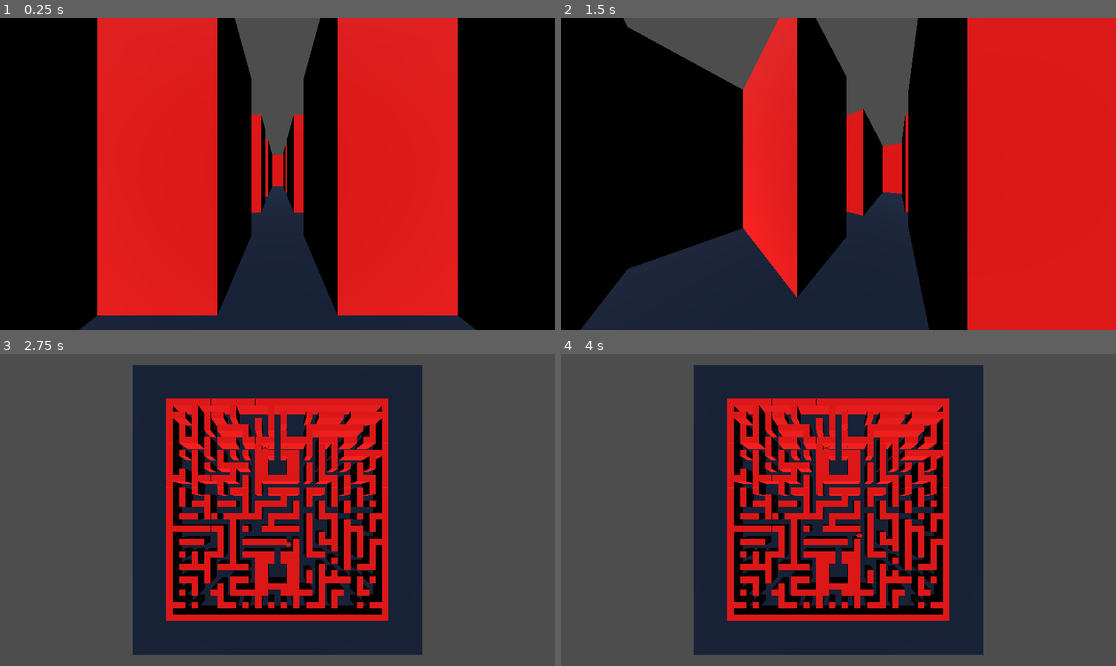
Above: before the commit, frames 1-4 (two rows, left to right).
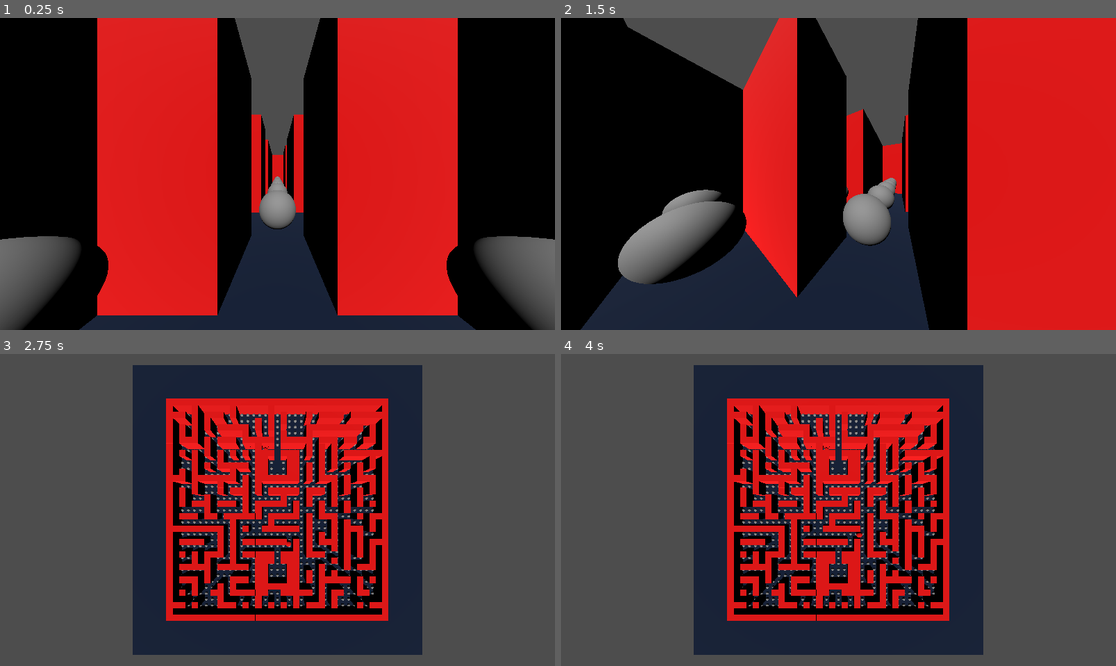
Above: after the commit, the same moments.

Repository: 21RM/Y4S1-JD-Packman
Game: Godot game, scene res://Scenes/World/world.tscn
The game is run twice, just before and just after one commit, with the same random seed, the same clock (stepped at 60 frames per second) and the same inputs.
Inputs:
- Up to frame 1 (0.25 s): no input
- Up to frame 2 (1.5 s): hold D (move_right) 0.53-1.28 s; tap C (toggle_camera) at 0.6, 1.35 s; tap Enter at 1.25 s; hold S (move_backwards) from 1.28 s (still down)
- Up to frame 3 (2.75 s): release S (move_backwards) at 2.03 s; hold D (move_right) from 2.03 s (still down); tap C (toggle_camera) at 2.1 s
- Up to frame 4 (4 s): tap Space at 2.75 s; tap C (toggle_camera) at 2.85, 3.6 s; tap Enter at 3.5 s; release D (move_right) at 3.53 s; hold A (move_left) from 3.53 s (still down)

The runs differ from the first frame. In frame 1, 7.3% of the frame differs, in the area x 0-100%, y 50-100%; in frame 2, 5.6%; in frame 3, 1.5%; in frame 4, 1.5%.

Commit message:
added Dots and new util func

Diff:
--- /dev/null
+++ b/Prototipes/3DPackman/3d-packman/Scenes/Dot/dot.gd
@@ -0,0 +1,5 @@
+extends Node3D
+
+func _on_area_3d_body_entered(body: Node3D) -> void:
+	if body.name == "Packman":
+		queue_free()
--- /dev/null
+++ b/Prototipes/3DPackman/3d-packman/Scenes/Dot/dot.tscn
@@ -0,0 +1,22 @@
+[gd_scene load_steps=4 format=3 uid="uid://dljml16cjj0v8"]
+
+[ext_resource type="Script" uid="uid://cgff2c2vppcq7" path="res://Scenes/Dot/dot.gd" id="1_40an7"]
+
+[sub_resource type="SphereMesh" id="SphereMesh_qr6s5"]
+
+[sub_resource type="SphereShape3D" id="SphereShape3D_qr6s5"]
+
+[node name="Dot" type="Node3D"]
+script = ExtResource("1_40an7")
+
+[node name="MeshInstance3D" type="MeshInstance3D" parent="."]
+transform = Transform3D(0.5, 0, 0, 0, 0.5, 0, 0, 0, 0.5, 0, 0.5, 0)
+mesh = SubResource("SphereMesh_qr6s5")
+
+[node name="Area3D" type="Area3D" parent="."]
+transform = Transform3D(0.5, 0, 0, 0, 0.5, 0, 0, 0, 0.5, 0, 0, 0)
+
+[node name="CollisionShape3D" type="CollisionShape3D" parent="Area3D"]
+shape = SubResource("SphereShape3D_qr6s5")
+
+[connection signal="body_entered" from="Area3D" to="." method="_on_area_3d_body_entered"]
--- a/Prototipes/3DPackman/3d-packman/Scenes/Global/UtilsPackman.gd
+++ b/Prototipes/3DPackman/3d-packman/Scenes/Global/UtilsPackman.gd
@@ -1,3 +1,8 @@
 extends Node
 
 var packman: CharacterBody3D
+
+func get_current_cell() -> Vector2i:
+	if packman == null:
+		return Vector2i(-1, -1)
+	return UtilsGrid.world_to_cell(packman.global_position)
--- a/Prototipes/3DPackman/3d-packman/Scenes/World/world.gd
+++ b/Prototipes/3DPackman/3d-packman/Scenes/World/world.gd
@@ -3,6 +3,7 @@
 @export_category("Scenes")
 @export var wall_scene: PackedScene
 @export var ghost_scene: PackedScene
+@export var dot_scene: PackedScene
 
 @export_category("World Config")
 @export var game_seed: int = 0
@@ -34,6 +35,7 @@
 	instantiate_walls()
 	ghosts_spawn = get_ghosts_spawn()
 	instantiate_ghosts()
+	instantiate_dots()
 	position_player()
 
 	UtilsPackman.packman = $Packman
@@ -58,6 +60,26 @@
 				var wall_z: float = (z*UtilsGrid.cell_size) - z_offset + UtilsGrid.cell_size*0.5
 				wall.position = Vector3(wall_x, wall_height/2, wall_z)
 				$Walls.add_child(wall)
+
+func instantiate_dots() -> void:
+	for child in $Dots.get_children():
+		child.queue_free()
+
+	var x_offset = (UtilsGrid.grid_size_x * UtilsGrid.cell_size) * 0.5
+	var z_offset = (UtilsGrid.grid_size_z * UtilsGrid.cell_size) * 0.5
+
+	for x in range(UtilsGrid.grid_size_x):
+		for z in range(UtilsGrid.grid_size_z):
+			if UtilsGrid.grid[UtilsGrid.idx(x, z)] == 0:
+				var dot = dot_scene.instantiate()
+				var dot_x = (x * UtilsGrid.cell_size) - x_offset + UtilsGrid.cell_size * 0.5
+				var dot_z = (z * UtilsGrid.cell_size) - z_offset + UtilsGrid.cell_size * 0.5
+				dot.position = Vector3(dot_x, 0.2, dot_z)
+				$Dots.add_child(dot)
+
+
+
+
 
 func instantiate_ghosts() -> void:
 	if time_elapsed >= 0.0 and $Ghosts.get_child_count() == 0:
--- a/Prototipes/3DPackman/3d-packman/Scenes/World/world.tscn
+++ b/Prototipes/3DPackman/3d-packman/Scenes/World/world.tscn
@@ -1,9 +1,10 @@
-[gd_scene load_steps=8 format=3 uid="uid://boxhl1fbfuxu"]
+[gd_scene load_steps=9 format=3 uid="uid://boxhl1fbfuxu"]
 
 [ext_resource type="PackedScene" uid="uid://bx30jfr23jsnd" path="res://Scenes/Player/packman.tscn" id="1_t1gg8"]
 [ext_resource type="Script" uid="uid://crsmuwkfki803" path="res://Scenes/World/world.gd" id="1_yp2ti"]
 [ext_resource type="PackedScene" uid="uid://c8u0fmfaices7" path="res://Scenes/World/Walls/wall.tscn" id="2_3rhlx"]
 [ext_resource type="PackedScene" uid="uid://dw73d6bs83wdf" path="res://Scenes/Ghost/ghost.tscn" id="3_vadfg"]
+[ext_resource type="PackedScene" uid="uid://dljml16cjj0v8" path="res://Scenes/Dot/dot.tscn" id="4_l1hd3"]
 
 [sub_resource type="StandardMaterial3D" id="StandardMaterial3D_vadfg"]
 albedo_color = Color(0, 0.1083963, 0.2249439, 1)
@@ -19,6 +20,7 @@
 script = ExtResource("1_yp2ti")
 wall_scene = ExtResource("2_3rhlx")
 ghost_scene = ExtResource("3_vadfg")
+dot_scene = ExtResource("4_l1hd3")
 
 [node name="GameTicker" type="Timer" parent="."]
 autostart = true
@@ -55,4 +57,6 @@
 [node name="TopDownDebugLight" type="DirectionalLight3D" parent="."]
 transform = Transform3D(1, 0, 0, 0, 0.70710677, 0.70710677, 0, -0.70710677, 0.70710677, 0, 5, 0)
 
+[node name="Dots" type="Node3D" parent="."]
+
 [connection signal="timeout" from="GameTicker" to="." method="_on_game_tick"]
Not shown, added: Prototipes/3DPackman/3d-packman/Scenes/Dot/dot.gd.uid
